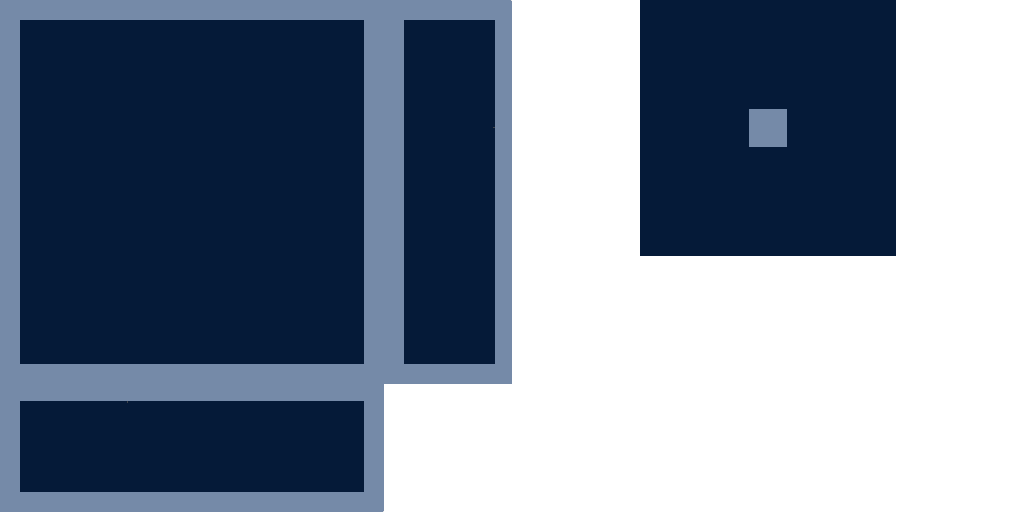
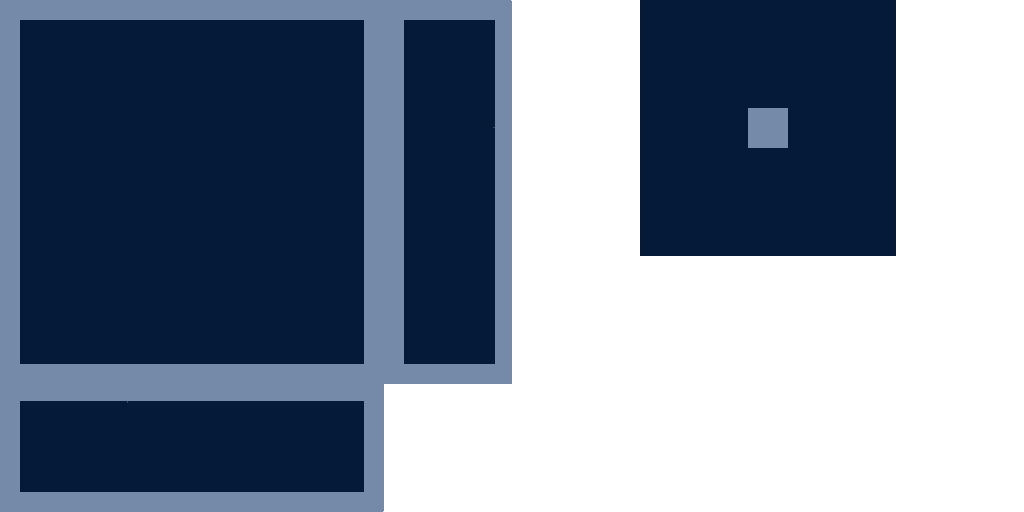
Layered file, before and after one edit (1024px x 512px). Changes by layer:
painted on "Paint Layer 1" over left=748, top=91, right=937, bottom=148
